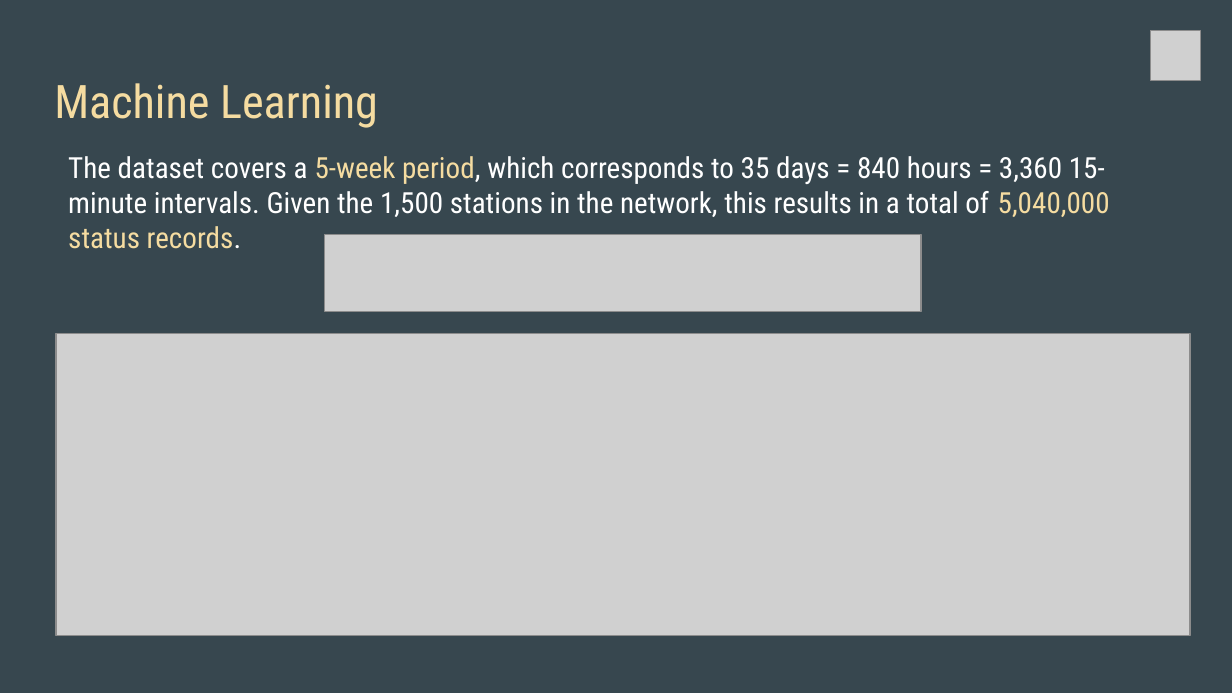
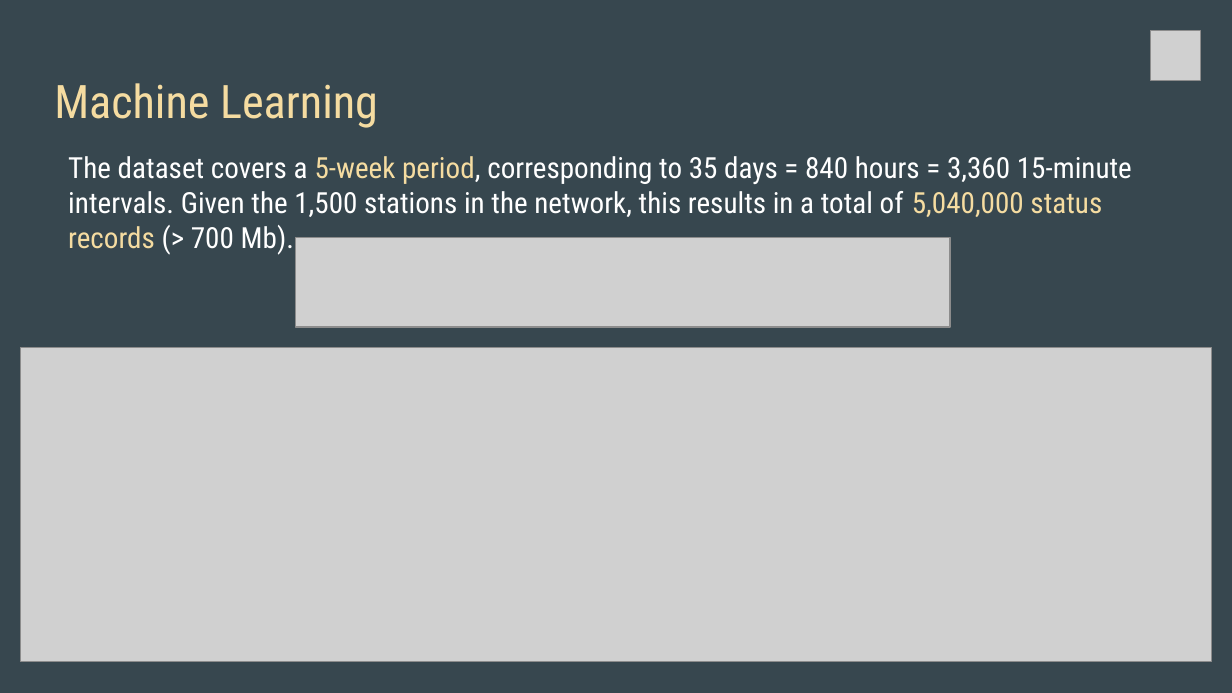
Before and after one commit to allisterk2703/velib-data-ingestion, a slide deck: slide 8 of docs/velops_presentation.pptx. Drawn at 1232x693 pixels with LibreOffice and Linux fonts; fonts in the diff are those of the drawing; grey boxes stand for pictures. Boxes give left, top, right and bottom in pixels: in the first picture for what was removed or moved away, otherwise in the second. Text is boxed around its words. In the diff, an @@ line names an element or a change of style, - is before the commit and + after.

Commit message:
[UPDATE] Presentation

```diff
--- a/docs/velops_presentation.pptx
+++ b/docs/velops_presentation.pptx
@@ text at bbox=[68, 156, 1132, 217]: text changed @@
-The dataset covers a 5-week period, which corresponds to 35 days = 840 hours = 3,360 15-minute intervals. Given the 1,500 stations in the network, this results in a total of 5,040,000 status records.
+The dataset covers a 5-week period, corresponding to 35 days = 840 hours = 3,360 15-minute intervals. Given the 1,500 stations in the network, this results in a total of 5,040,000 status records (> 700 Mb).
@@ picture: place and size @@
-picture at bbox=[325, 234, 922, 312]
+picture at bbox=[296, 238, 950, 328]
@@ picture: place and size @@
-picture at bbox=[55, 334, 1190, 636]
+picture at bbox=[21, 347, 1212, 662]
```
Also in this commit, not shown: 4 other slides changed, 1 slide added, 1 slide removed, 3 other files.
